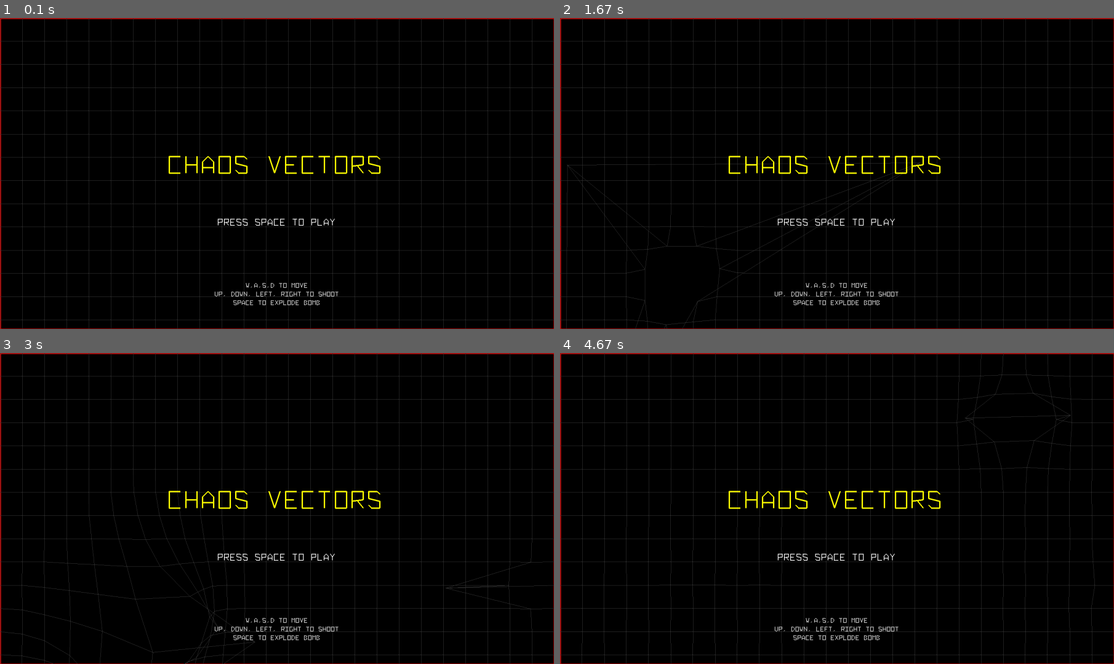
Above: before the commit, frames 1-4 (two rows, left to right).
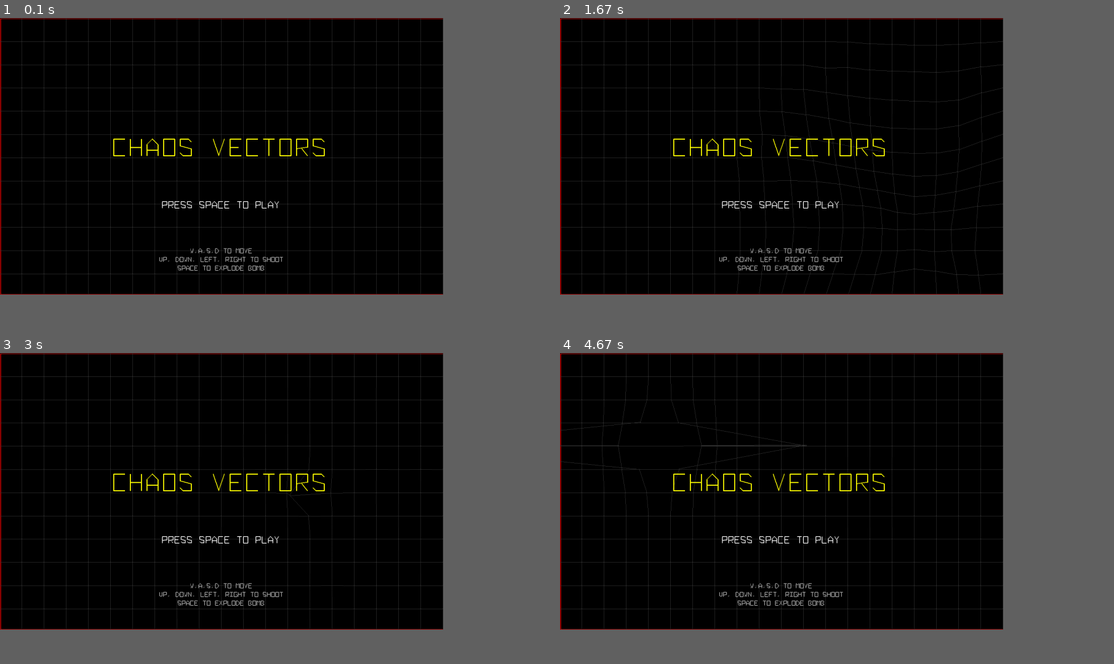
Above: after the commit, the same moments.

Repository: icedman/pygame_chaos_vectors
Game: pygame game, started from main.py
The game is run twice, just before and just after one commit, with the same random seed, the same clock (stepped at 60 frames per second) and the same inputs.
Inputs:
- Up to frame 1 (0.1 s): no input
- Up to frame 2 (1.67 s): hold Right 0.33-0.8 s; hold Up 0.83-1.3 s; hold Right from 1.33 s (still down)
- Up to frame 3 (3 s): release Right at 1.8 s; hold Left 1.83-2.37 s; hold Down 2.4-2.87 s; hold Left from 2.9 s (still down)
- Up to frame 4 (4.67 s): release Left at 3.37 s; hold Up 3.4-3.87 s; hold Right 3.9-4.53 s; hold Down from 4.57 s (still down)
In our replay, the window is 900x506 before the commit and 720x450 after it. These sizes can differ from the game's own. Grey fills any space a smaller window leaves; there, only what the larger window draws over its background counts as a difference.

The runs differ from the first frame. In frame 1, 8.7% of the frame differs, in the area x 0-100%, y 0-100%; in frame 2, 8.7%; in frame 3, 8.3%; in frame 4, 8.1%.

Commit message:
improve rendering with gfxdraw

Diff:
--- /dev/null
+++ b/colors.py
@@ -0,0 +1,260 @@
+colors = {
+    "Black": [0, 0, 0],
+    "Maroon": [128, 0, 0],
+    "Green": [0, 128, 0],
+    "Olive": [128, 128, 0],
+    "Navy": [0, 0, 128],
+    "Purple": [128, 0, 128],
+    "Teal": [0, 128, 128],
+    "Silver": [192, 192, 192],
+    "Grey": [128, 128, 128],
+    "Red": [255, 0, 0],
+    "Lime": [0, 255, 0],
+    "Yellow": [255, 255, 0],
+    "Blue": [0, 0, 255],
+    "Fuchsia": [255, 0, 255],
+    "Aqua": [0, 255, 255],
+    "White": [255, 255, 255],
+    "Grey0": [0, 0, 0],
+    "NavyBlue": [0, 0, 95],
+    "DarkBlue": [0, 0, 135],
+    "Blue3": [0, 0, 175],
+    "Blue3": [0, 0, 215],
+    "Blue1": [0, 0, 255],
+    "DarkGreen": [0, 95, 0],
+    "DeepSkyBlue4": [0, 95, 95],
+    "DeepSkyBlue4": [0, 95, 135],
+    "DeepSkyBlue4": [0, 95, 175],
+    "DodgerBlue3": [0, 95, 215],
+    "DodgerBlue2": [0, 95, 255],
+    "Green4": [0, 135, 0],
+    "SpringGreen4": [0, 135, 95],
+    "Turquoise4": [0, 135, 135],
+    "DeepSkyBlue3": [0, 135, 175],
+    "DeepSkyBlue3": [0, 135, 215],
+    "DodgerBlue1": [0, 135, 255],
+    "Green3": [0, 175, 0],
+    "SpringGreen3": [0, 175, 95],
+    "DarkCyan": [0, 175, 135],
+    "LightSeaGreen": [0, 175, 175],
+    "DeepSkyBlue2": [0, 175, 215],
+    "DeepSkyBlue1": [0, 175, 255],
+    "Green3": [0, 215, 0],
+    "SpringGreen3": [0, 215, 95],
+    "SpringGreen2": [0, 215, 135],
+    "Cyan3": [0, 215, 175],
+    "DarkTurquoise": [0, 215, 215],
+    "Turquoise2": [0, 215, 255],
+    "Green1": [0, 255, 0],
+    "SpringGreen2": [0, 255, 95],
+    "SpringGreen1": [0, 255, 135],
+    "MediumSpringGreen": [0, 255, 175],
+    "Cyan2": [0, 255, 215],
+    "Cyan1": [0, 255, 255],
+    "DarkRed": [95, 0, 0],
+    "DeepPink4": [95, 0, 95],
+    "Purple4": [95, 0, 135],
+    "Purple4": [95, 0, 175],
+    "Purple3": [95, 0, 215],
+    "BlueViolet": [95, 0, 255],
+    "Orange4": [95, 95, 0],
+    "Grey37": [95, 95, 95],
+    "MediumPurple4": [95, 95, 135],
+    "SlateBlue3": [95, 95, 175],
+    "SlateBlue3": [95, 95, 215],
+    "RoyalBlue1": [95, 95, 255],
+    "Chartreuse4": [95, 135, 0],
+    "DarkSeaGreen4": [95, 135, 95],
+    "PaleTurquoise4": [95, 135, 135],
+    "SteelBlue": [95, 135, 175],
+    "SteelBlue3": [95, 135, 215],
+    "CornflowerBlue": [95, 135, 255],
+    "Chartreuse3": [95, 175, 0],
+    "DarkSeaGreen4": [95, 175, 95],
+    "CadetBlue": [95, 175, 135],
+    "CadetBlue": [95, 175, 175],
+    "SkyBlue3": [95, 175, 215],
+    "SteelBlue1": [95, 175, 255],
+    "Chartreuse3": [95, 215, 0],
+    "PaleGreen3": [95, 215, 95],
+    "SeaGreen3": [95, 215, 135],
+    "Aquamarine3": [95, 215, 175],
+    "MediumTurquoise": [95, 215, 215],
+    "SteelBlue1": [95, 215, 255],
+    "Chartreuse2": [95, 255, 0],
+    "SeaGreen2": [95, 255, 95],
+    "SeaGreen1": [95, 255, 135],
+    "SeaGreen1": [95, 255, 175],
+    "Aquamarine1": [95, 255, 215],
+    "DarkSlateGray2": [95, 255, 255],
+    "DarkRed": [135, 0, 0],
+    "DeepPink4": [135, 0, 95],
+    "DarkMagenta": [135, 0, 135],
+    "DarkMagenta": [135, 0, 175],
+    "DarkViolet": [135, 0, 215],
+    "Purple": [135, 0, 255],
+    "Orange4": [135, 95, 0],
+    "LightPink4": [135, 95, 95],
+    "Plum4": [135, 95, 135],
+    "MediumPurple3": [135, 95, 175],
+    "MediumPurple3": [135, 95, 215],
+    "SlateBlue1": [135, 95, 255],
+    "Yellow4": [135, 135, 0],
+    "Wheat4": [135, 135, 95],
+    "Grey53": [135, 135, 135],
+    "LightSlateGrey": [135, 135, 175],
+    "MediumPurple": [135, 135, 215],
+    "LightSlateBlue": [135, 135, 255],
+    "Yellow4": [135, 175, 0],
+    "DarkOliveGreen3": [135, 175, 95],
+    "DarkSeaGreen": [135, 175, 135],
+    "LightSkyBlue3": [135, 175, 175],
+    "LightSkyBlue3": [135, 175, 215],
+    "SkyBlue2": [135, 175, 255],
+    "Chartreuse2": [135, 215, 0],
+    "DarkOliveGreen3": [135, 215, 95],
+    "PaleGreen3": [135, 215, 135],
+    "DarkSeaGreen3": [135, 215, 175],
+    "DarkSlateGray3": [135, 215, 215],
+    "SkyBlue1": [135, 215, 255],
+    "Chartreuse1": [135, 255, 0],
+    "LightGreen": [135, 255, 95],
+    "LightGreen": [135, 255, 135],
+    "PaleGreen1": [135, 255, 175],
+    "Aquamarine1": [135, 255, 215],
+    "DarkSlateGray1": [135, 255, 255],
+    "Red3": [175, 0, 0],
+    "DeepPink4": [175, 0, 95],
+    "MediumVioletRed": [175, 0, 135],
+    "Magenta3": [175, 0, 175],
+    "DarkViolet": [175, 0, 215],
+    "Purple": [175, 0, 255],
+    "DarkOrange3": [175, 95, 0],
+    "IndianRed": [175, 95, 95],
+    "HotPink3": [175, 95, 135],
+    "MediumOrchid3": [175, 95, 175],
+    "MediumOrchid": [175, 95, 215],
+    "MediumPurple2": [175, 95, 255],
+    "DarkGoldenrod": [175, 135, 0],
+    "LightSalmon3": [175, 135, 95],
+    "RosyBrown": [175, 135, 135],
+    "Grey63": [175, 135, 175],
+    "MediumPurple2": [175, 135, 215],
+    "MediumPurple1": [175, 135, 255],
+    "Gold3": [175, 175, 0],
+    "DarkKhaki": [175, 175, 95],
+    "NavajoWhite3": [175, 175, 135],
+    "Grey69": [175, 175, 175],
+    "LightSteelBlue3": [175, 175, 215],
+    "LightSteelBlue": [175, 175, 255],
+    "Yellow3": [175, 215, 0],
+    "DarkOliveGreen3": [175, 215, 95],
+    "DarkSeaGreen3": [175, 215, 135],
+    "DarkSeaGreen2": [175, 215, 175],
+    "LightCyan3": [175, 215, 215],
+    "LightSkyBlue1": [175, 215, 255],
+    "GreenYellow": [175, 255, 0],
+    "DarkOliveGreen2": [175, 255, 95],
+    "PaleGreen1": [175, 255, 135],
+    "DarkSeaGreen2": [175, 255, 175],
+    "DarkSeaGreen1": [175, 255, 215],
+    "PaleTurquoise1": [175, 255, 255],
+    "Red3": [215, 0, 0],
+    "DeepPink3": [215, 0, 95],
+    "DeepPink3": [215, 0, 135],
+    "Magenta3": [215, 0, 175],
+    "Magenta3": [215, 0, 215],
+    "Magenta2": [215, 0, 255],
+    "DarkOrange3": [215, 95, 0],
+    "IndianRed": [215, 95, 95],
+    "HotPink3": [215, 95, 135],
+    "HotPink2": [215, 95, 175],
+    "Orchid": [215, 95, 215],
+    "MediumOrchid1": [215, 95, 255],
+    "Orange3": [215, 135, 0],
+    "LightSalmon3": [215, 135, 95],
+    "LightPink3": [215, 135, 135],
+    "Pink3": [215, 135, 175],
+    "Plum3": [215, 135, 215],
+    "Violet": [215, 135, 255],
+    "Gold3": [215, 175, 0],
+    "LightGoldenrod3": [215, 175, 95],
+    "Tan": [215, 175, 135],
+    "MistyRose3": [215, 175, 175],
+    "Thistle3": [215, 175, 215],
+    "Plum2": [215, 175, 255],
+    "Yellow3": [215, 215, 0],
+    "Khaki3": [215, 215, 95],
+    "LightGoldenrod2": [215, 215, 135],
+    "LightYellow3": [215, 215, 175],
+    "Grey84": [215, 215, 215],
+    "LightSteelBlue1": [215, 215, 255],
+    "Yellow2": [215, 255, 0],
+    "DarkOliveGreen1": [215, 255, 95],
+    "DarkOliveGreen1": [215, 255, 135],
+    "DarkSeaGreen1": [215, 255, 175],
+    "Honeydew2": [215, 255, 215],
+    "LightCyan1": [215, 255, 255],
+    "Red1": [255, 0, 0],
+    "DeepPink2": [255, 0, 95],
+    "DeepPink1": [255, 0, 135],
+    "DeepPink1": [255, 0, 175],
+    "Magenta2": [255, 0, 215],
+    "Magenta1": [255, 0, 255],
+    "OrangeRed1": [255, 95, 0],
+    "IndianRed1": [255, 95, 95],
+    "IndianRed1": [255, 95, 135],
+    "HotPink": [255, 95, 175],
+    "HotPink": [255, 95, 215],
+    "MediumOrchid1": [255, 95, 255],
+    "DarkOrange": [255, 135, 0],
+    "Salmon1": [255, 135, 95],
+    "LightCoral": [255, 135, 135],
+    "PaleVioletRed1": [255, 135, 175],
+    "Orchid2": [255, 135, 215],
+    "Orchid1": [255, 135, 255],
+    "Orange1": [255, 175, 0],
+    "SandyBrown": [255, 175, 95],
+    "LightSalmon1": [255, 175, 135],
+    "LightPink1": [255, 175, 175],
+    "Pink1": [255, 175, 215],
+    "Plum1": [255, 175, 255],
+    "Gold1": [255, 215, 0],
+    "LightGoldenrod2": [255, 215, 95],
+    "LightGoldenrod2": [255, 215, 135],
+    "NavajoWhite1": [255, 215, 175],
+    "MistyRose1": [255, 215, 215],
+    "Thistle1": [255, 215, 255],
+    "Yellow1": [255, 255, 0],
+    "LightGoldenrod1": [255, 255, 95],
+    "Khaki1": [255, 255, 135],
+    "Wheat1": [255, 255, 175],
+    "Cornsilk1": [255, 255, 215],
+    "Grey100": [255, 255, 255],
+    "Grey3": [8, 8, 8],
+    "Grey7": [18, 18, 18],
+    "Grey11": [28, 28, 28],
+    "Grey15": [38, 38, 38],
+    "Grey19": [48, 48, 48],
+    "Grey23": [58, 58, 58],
+    "Grey27": [68, 68, 68],
+    "Grey30": [78, 78, 78],
+    "Grey35": [88, 88, 88],
+    "Grey39": [98, 98, 98],
+    "Grey42": [108, 108, 108],
+    "Grey46": [118, 118, 118],
+    "Grey50": [128, 128, 128],
+    "Grey54": [138, 138, 138],
+    "Grey58": [148, 148, 148],
+    "Grey62": [158, 158, 158],
+    "Grey66": [168, 168, 168],
+    "Grey70": [178, 178, 178],
+    "Grey74": [188, 188, 188],
+    "Grey78": [198, 198, 198],
+    "Grey82": [208, 208, 208],
+    "Grey85": [218, 218, 218],
+    "Grey89": [228, 228, 228],
+    "Grey93": [238, 238, 238],
+}
+
+colors["Gray"] = colors["Grey62"]
--- a/draw.py
+++ b/draw.py
@@ -1,6 +1,8 @@
 import pygame
+import pygame.gfxdraw
 from maths import *
 from fnt import *
+from colors import colors
 
 
 class ContextState:
@@ -21,6 +23,7 @@
 class Context:
     _states = []
     surface: any = None
+    cull: any = None
 
     def __init__(self, surface):
         self.surface = surface
@@ -50,6 +53,10 @@
         m.rotate(0, 0, az * 3.14 / 180)
         self.state.matrix.multiply(m)
 
+    def transform(self, v):
+        t = Vector.copy(v)
+        return t.transform(self.state.matrix)
+
     @property
     def state(self):
         return self._states[len(self._states) - 1]
@@ -57,15 +64,73 @@
     def clear(self, color):
         self.surface.fill(color)
 
+    def _drawLine(self, v1, v2, color=None):
+        if isinstance(color, str):
+            clrs = color.title()
+            clrs1 = clrs + "1"
+            clrs2 = clrs + "2"
+            clrs3 = clrs + "3"
+            if clrs in colors:
+                color = colors[clrs]
+            elif clrs3 in colors:
+                color = colors[clrs3]
+            elif clrs2 in colors:
+                color = colors[clrs2]
+            elif clrs1 in colors:
+                color = colors[clrs1]
+            else:
+                print(color)
+                color = [255, 255, 255]
+
+        w = self.state.strokeWidth
+        if w > 3:
+            w = 3
+        # pygame.gfxdraw.line(
+        #     self.surface, Floor(v1.x), Floor(v1.y), Floor(v2.x), Floor(v2.y), color
+        # )
+
+        d = Vector.copy(v2).subtract(v1).normalize()
+        sideDir = Vector(0, 0, 1).cross(d)
+        # v3 = Vector.copy(v1).add(sideDir)
+        # v4 = Vector.copy(v2).add(sideDir)
+        v1.subtract(sideDir)
+        v2.subtract(sideDir)
+        for i in range(0, w):
+            pygame.gfxdraw.line(
+                self.surface, Floor(v1.x), Floor(v1.y), Floor(v2.x), Floor(v2.y), color
+            )
+            v1.add(sideDir)
+            v2.add(sideDir)
+
+        # pygame.gfxdraw.filled_polygon(
+        #     self.surface,
+        #     [
+        #         [(v1.x), (v1.y)],
+        #         [(v3.x), (v3.y)],
+        #         [(v4.x), (v4.y)],
+        #         [(v2.x), (v2.y)],
+        #     ],
+        #     color,
+        # )
+
     def drawLine(self, x, y, x2, y2, color=None):
         if color == None:
             color = self.state.color
+
         m = self.state.matrix
         v1 = Vector(x, y).transform(m)
         v2 = Vector(x2, y2).transform(m)
-        pygame.draw.line(
-            self.surface, color, [v1.x, v1.y], [v2.x, v2.y], self.state.strokeWidth
-        )
+
+        # add culling
+        if self.cull != None:
+            if self.cull(v1, v2) == True:
+                return
+
+        self._drawLine(v1, v2, color)
+
+        # pygame.draw.line(
+        #     self.surface, color, [v1.x, v1.y], [v2.x, v2.y], self.state.strokeWidth
+        # )
 
     def drawRect(self, x, y, w, h, color=None):
         pygame.draw.rect(self.surface, color, [x, y, w, h], self.state.strokeWidth)
@@ -171,3 +236,23 @@
             c = text[i]
             adv = self.drawChar(x, y + (-size * 0.5), c, size, color, False)
             x += adv
+
+
+def renderShape(ctx: Context, shapes, x, y, r, angle, color="red"):
+    sl = shapes
+    ctx.save()
+    ctx.rotate((angle + 360 - 90) % 360)
+    ctx.scale(r * 1.5, r * 1.5)
+    ctx.translate(x, y)
+    for shape in sl:
+        s = shape["shape"]
+        if "points" in s:
+            points = []
+            for p in s["points"]:
+                points.append(p)
+            ctx.translate(points[0][0] * r, points[0][1] * r)
+            del points[0]
+            ctx.drawPolygonPoints(points, color)
+        if "polygon" in s:
+            ctx.drawPolygon(0, 0, s["scale"], s["polygon"], color)
+    ctx.restore()
--- a/game.py
+++ b/game.py
@@ -36,7 +36,7 @@
 
         # entityService.attach(entityService.create(100, 100, EntityType.pinkPinwheel))
         # entityService.attach(entityService.create(100, 100, EntityType.greenSquare))
-        # entityService.attach(entityService.create(100, 100, EntityType.blueCircle))
+        entityService.attach(entityService.create(100, 100, EntityType.blueCircle))
         # entityService.attach(entityService.create(100, 100, EntityType.blueDiamond))
         # entityService.attach(entityService.create(100, 100, EntityType.purpleSquare))
         # entityService.attach(entityService.create(100, 100, EntityType.snake))
--- a/main.py
+++ b/main.py
@@ -10,8 +10,8 @@
 from powerup import PowerType
 
 pygame.init()
-size = [1600, 900]
-# size = [1280, 800]
+# size = [1600, 900]
+size = [1280, 800]
 screen = pygame.display.set_mode(size)
 done = False
 gfx = Context(screen)
--- a/maths.py
+++ b/maths.py
@@ -10,8 +10,11 @@
     return random.randint(s, e)
 
 
-def Rnd(s, e):
-    r = random.random() * (e - s)
+def Rnd(s=0, e=0):
+    l = e - s
+    if l == 0:
+        l = 1
+    r = random.random() * l
     return s + r
 
 
@@ -217,6 +220,12 @@
         return v
 
     @staticmethod
+    def right():
+        v = Vector()
+        v.M = [1, 0, 0]
+        return v
+
+    @staticmethod
     def copy(m):
         v = Vector.identity()
         for i in range(0, 3):
@@ -248,6 +257,8 @@
         self.M[2] = z * 1
 
     def transform(self, m: Matrix):
+        self.x += 0.001
+        self.y += 0.001
         r = Vector.identity()
         for col in range(0, 3):
             sum = 0
@@ -288,13 +299,35 @@
         self.z = self.z / l
         return self
 
+    def dot(self, vb):
+        return (vb.x * self.x) + (vb.y * self.y) + (vb.z * self.z)
+
+    def cross(self, vb):
+        vr = Vector.identity()
+        vr.x = (self.y * vb.z) - (self.z * vb.y)
+        vr.y = (self.z * vb.x) - (self.x * vb.z)
+        vr.z = (self.x * vb.y) - (self.y * vb.x)
+        return vr
+
     def length(self):
         fx = self.x
         fy = self.y
         fz = self.z
         return Sqr(fx * fx + fy * fy + fz * fz)
 
+    def angleTo(self, v):
+        return angleTo(self.x, self.y, v.x, v.y)
+
+    def angleTo360(self, t):
+        f = self
+        right = Vector.right()
+        angle = f.angleTo(t)
+        return 360 - angle if (right.angleTo(to)) > 90 else angle
+
     def distanceTo(self, v):
         vc = Vector.copy(v)
         vc.subtract(self)
         return vc.length()
+
+    def __str__(self):
+        return "({},{})".format(self.x, self.y)
--- a/state.py
+++ b/state.py
@@ -19,7 +19,7 @@
         "up": False,
         "down": False,
         "p": False,
-        " ": False
+        " ": False,
     }
     last_pressed = []
 
@@ -55,7 +55,7 @@
             "up": False,
             "down": False,
             "p": False,
-            " ": False
+            " ": False,
         }
         self.last_pressed = []
         self.speed_enemy = 0.75
